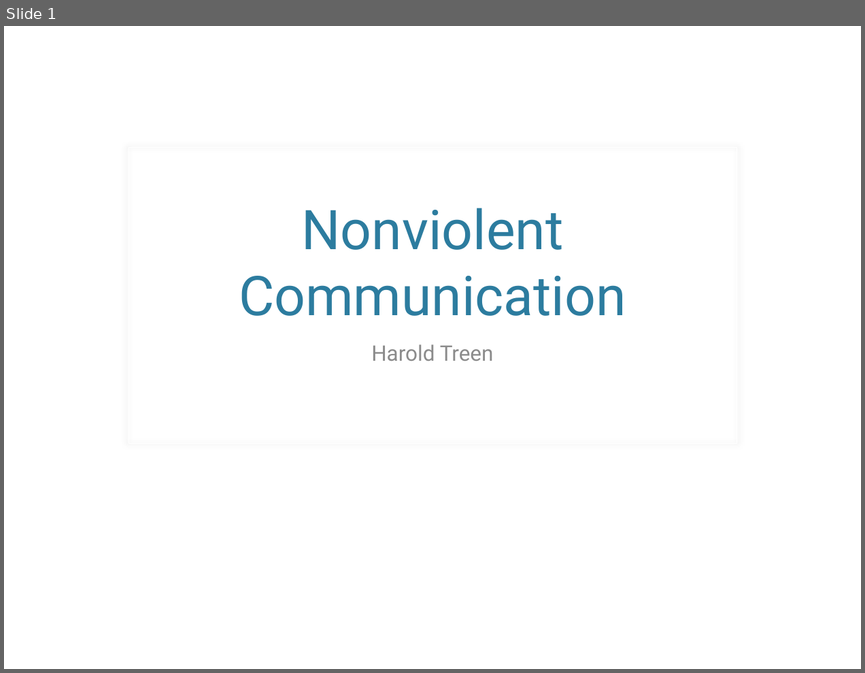
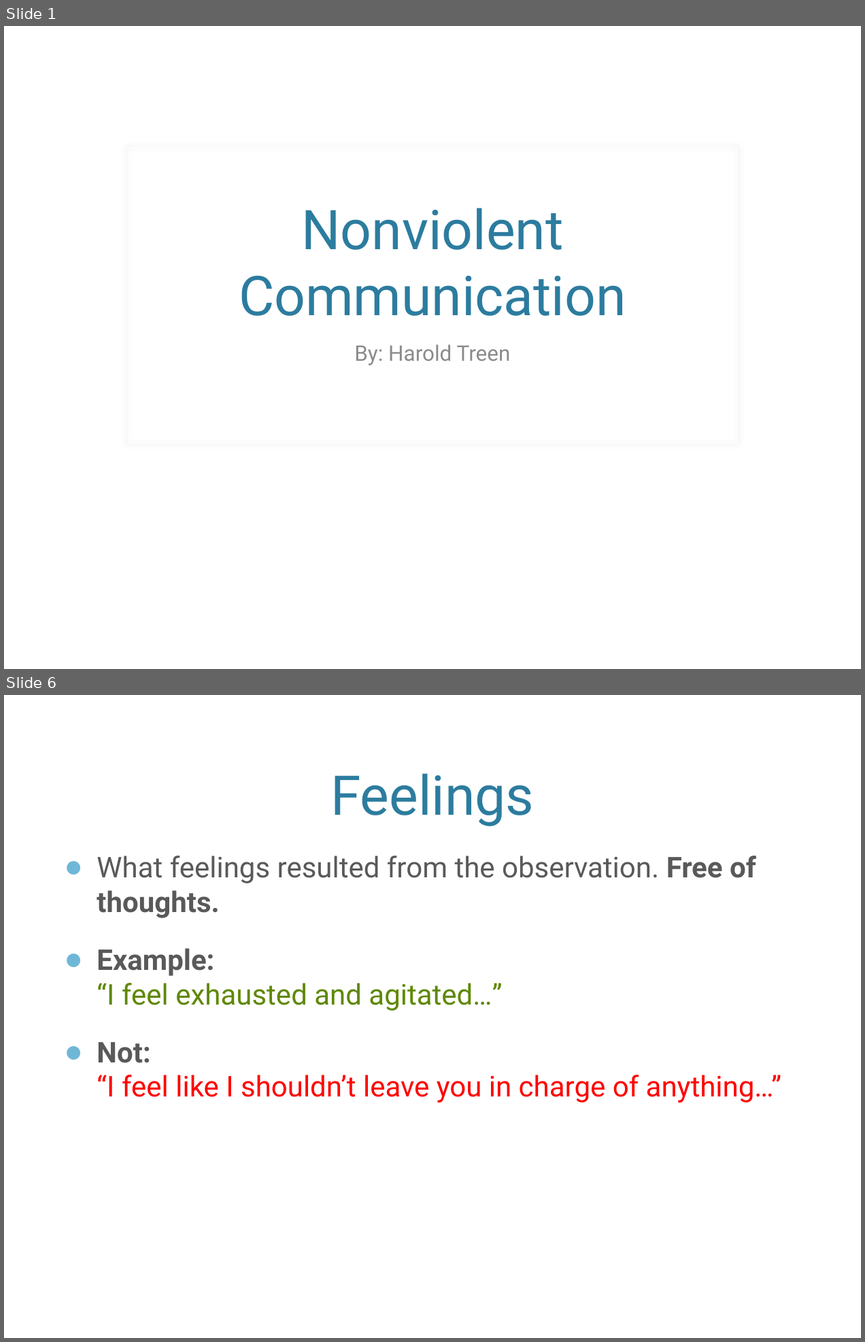
Before and after one commit to haroldtreen/RecurseCenterStuff, a slide deck: presentations/nvc.pptx. Shown one above the other, each under a label of ours: slide 1 before the commit, slides 1 and 6 after it; the slides between them are not shown. The pictures are 865x673 and 865x1342 pixels, drawn with LibreOffice and Linux fonts; fonts in the diff are those of the drawing; background and template pictures are left out. Boxes give left, top, right and bottom in pixels: in the first picture for what was removed or moved away, otherwise in the second. Text is boxed around its words. In the diff, an @@ line names an element or a change of style, - is before the commit and + after.

```diff
--- a/presentations/nvc.pptx
+++ b/presentations/nvc.pptx
@@ slide 6 added at (4,695,861,1338), background picture (left out) @@
@@ title added at (330,773,534,826), 46 pt, text #2C7C9F @@
+Feelings
@@ text added at (96,855,781,1102), 24 pt, text #595959 @@
+● What feelings resulted from the observation. Free of thoughts.
+● Example:
+  “I feel exhausted and agitated…”
+● Not:
+  “I feel like I shouldn’t leave you in charge of anything…”
@@ slide 1 changed as well @@
@@ subtitle at (354,344,511,365): text changed @@
-Harold Treen
+By: Harold Treen
```
Also in this commit, not shown: 10 other slides added.
